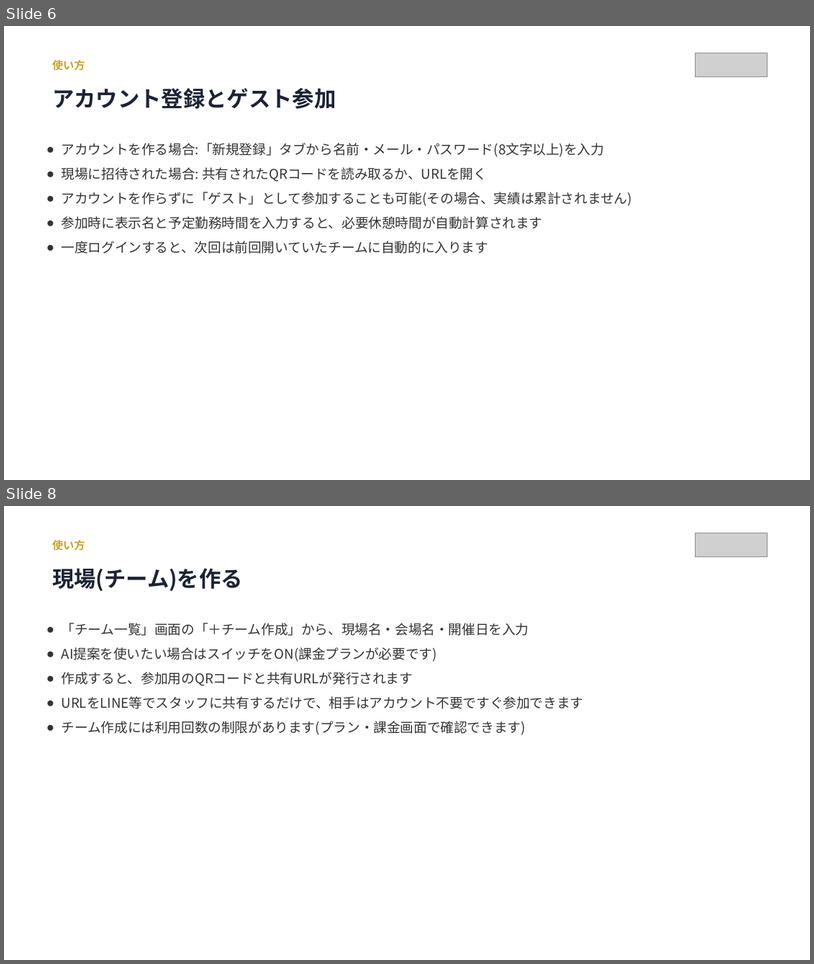
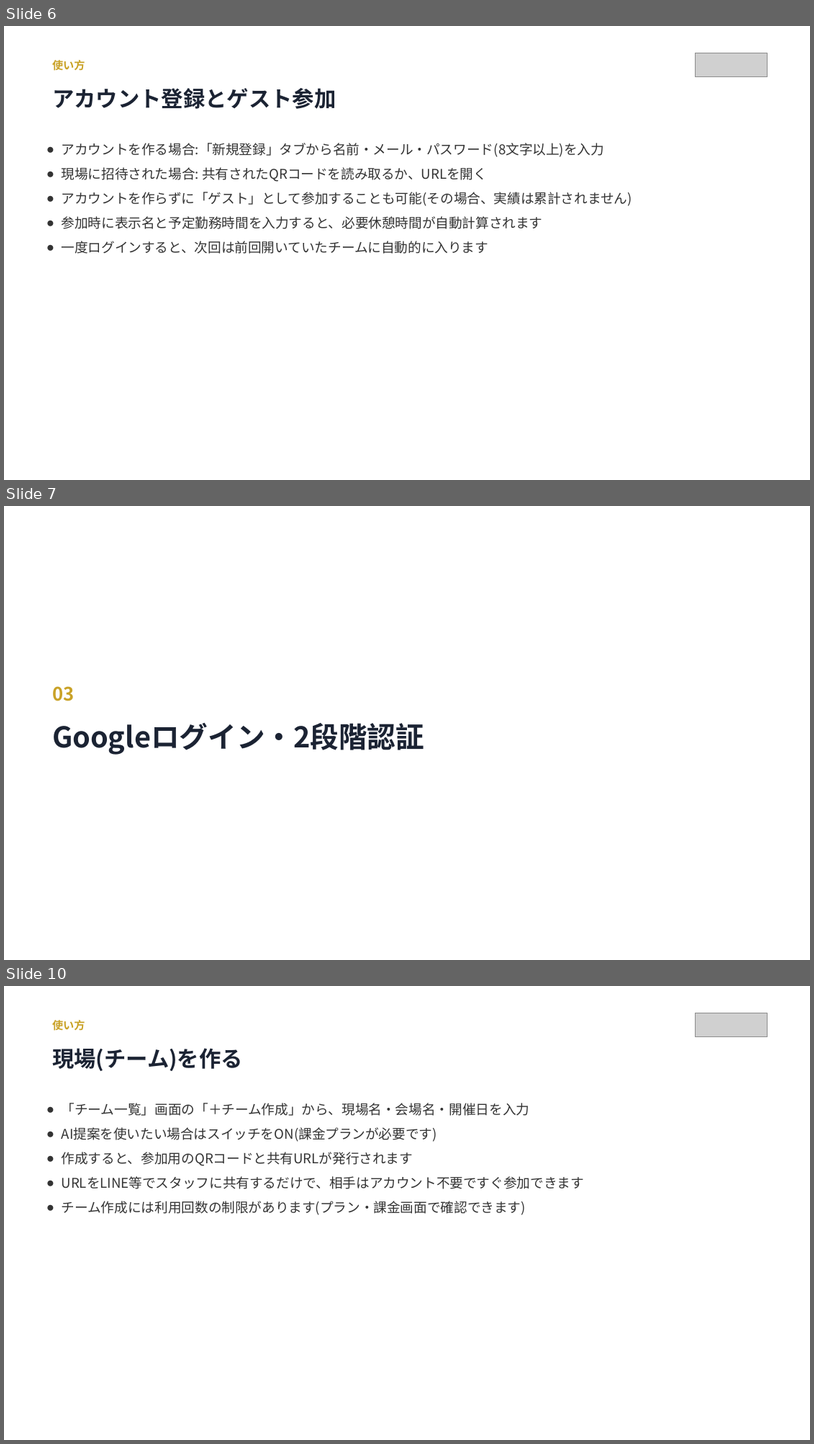
Before and after one commit to TAKAY0122/genba-mvp, a slide deck: docgen/操作説明書.pptx. Shown one above the other, each under a label of ours: slides 6 and 8 before the commit, slides 6, 7 and 10 after it; the slides between them are not shown. The pictures are 814x964 and 814x1444 pixels, drawn with LibreOffice and Linux fonts; fonts in the diff are those of the drawing; grey boxes stand for pictures. Boxes give left, top, right and bottom in pixels: in the first picture for what was removed or moved away, otherwise in the second. Text is boxed around its words. In the diff, an @@ line names an element or a change of style, - is before the commit and + after.

```diff
--- a/docgen/操作説明書.pptx
+++ b/docgen/操作説明書.pptx
@@ slide 7 added at box(4, 506, 810, 960), background #FFFFFF @@
@@ text added at box(52, 686, 74, 701), 22 pt, text #C9A227, bold @@
+03
@@ text added at box(52, 723, 424, 754), 34 pt, text #1B2333, bold @@
+Googleログイン・2段階認証
@@ what was slide 8 is now slide 10 @@
```
Also in this commit, not shown: 13 slides changed, 1 other slide added, 27 other files.
